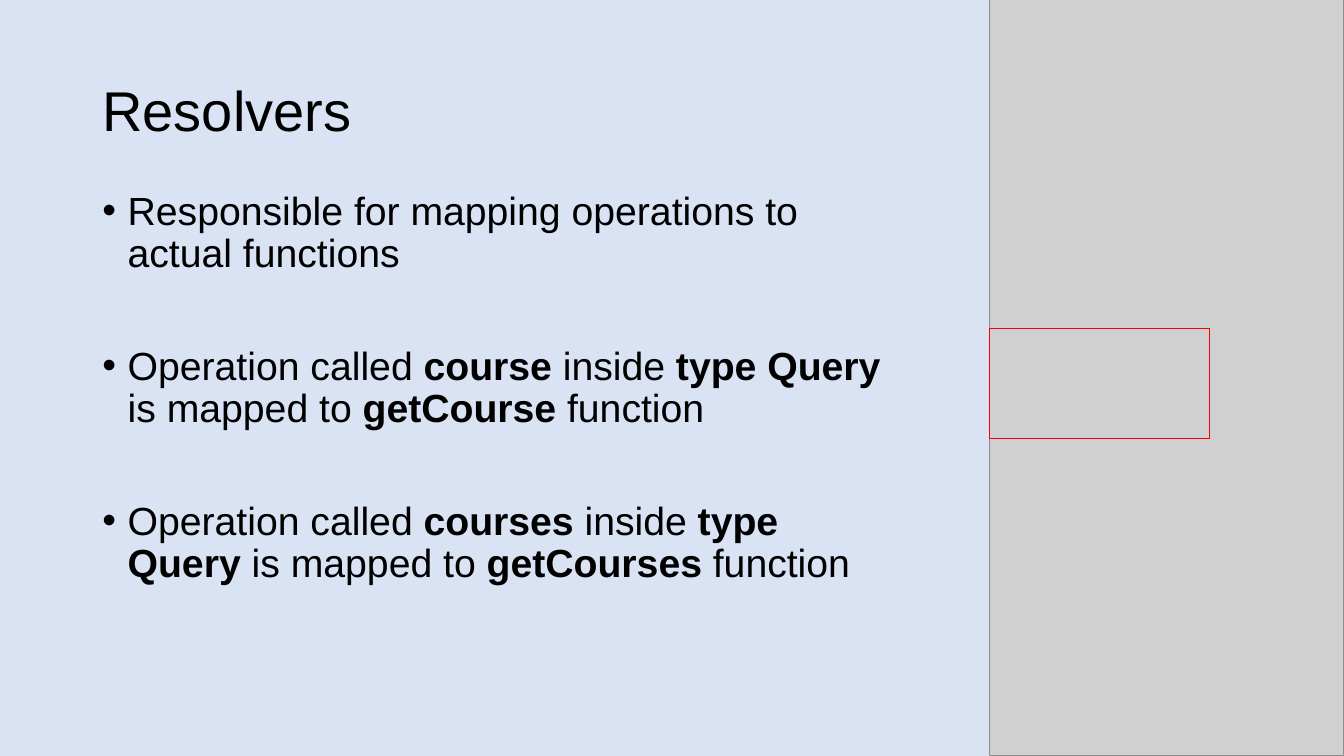
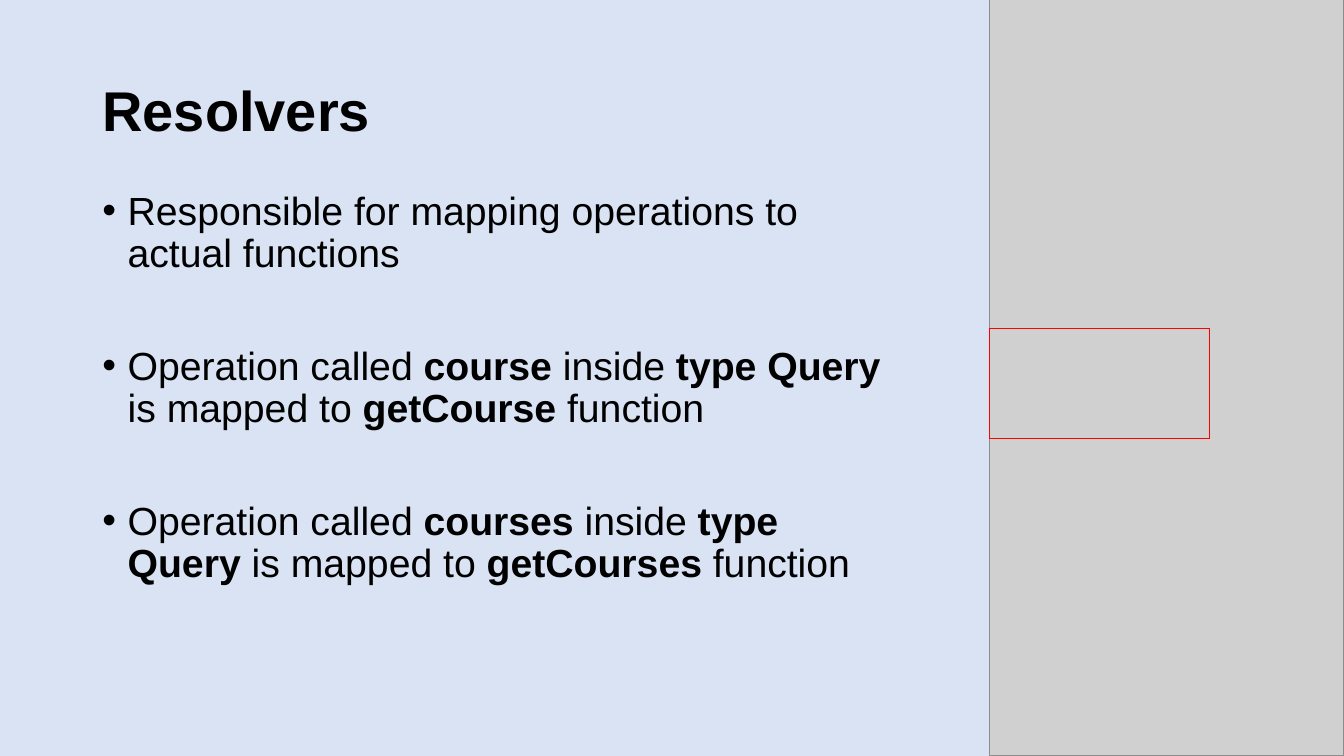
Before and after one commit to patelg123/graphql-presentation, a slide deck: slide 11 of current.pptx (slide 12 before the commit). Drawn at 1344x756 pixels with LibreOffice and Linux fonts; fonts in the diff are those of the drawing; grey boxes stand for pictures. Boxes give left, top, right and bottom in pixels: in the first picture for what was removed or moved away, otherwise in the second. Text is boxed around its words. In the diff, an @@ line names an element or a change of style, - is before the commit and + after.

```diff
--- a/current.pptx
+++ b/current.pptx
@@ title "Resolvers" at [102, 90, 369, 132]: bold on @@
```
Also in this commit, not shown: 5 other slides changed, 2 slides added, 1 slide removed, 1 other file.
